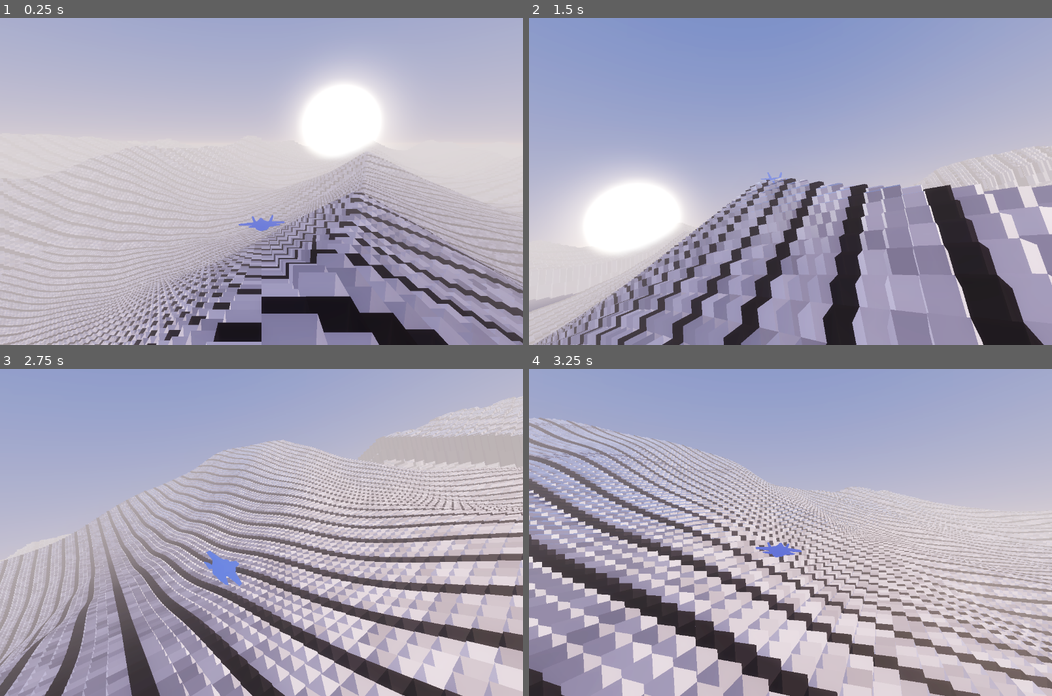
Above: before the commit, frames 1-4 (two rows, left to right).
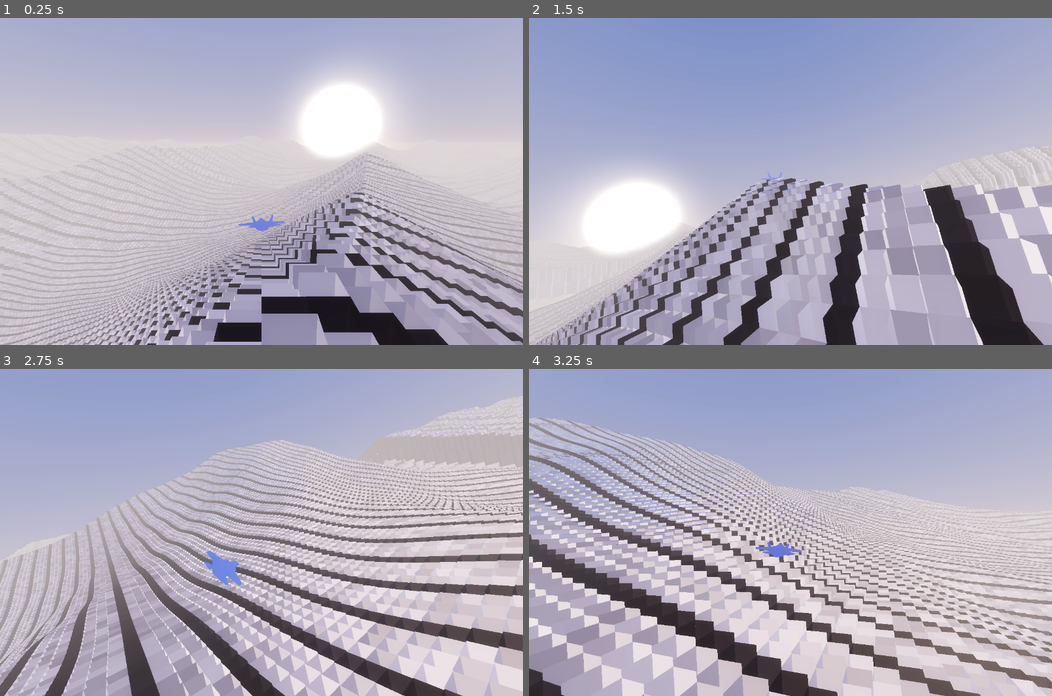
Above: after the commit, the same moments.

Repository: gallak87/tech9
Game: Godot game, scene res://scenes/Main.tscn
Same seed, same stepped clock (60 frames per second), same inputs: the game is played once before the commit and once after it.
Inputs (mouse positions are in pixels of both pictures, inside the frame that each line leads up to):
- Up to frame 1 (0.25 s): no input
- Up to frame 2 (1.5 s): tap Enter at 0.5 s; move the mouse to (905, 165) at 0.52 s; hold D (steer_right) 0.53-1.25 s; hold Shift (boost) 0.53-1.25 s; click (905, 165) at 0.67 s; tap Space at 0.77 s; drag from (685, 197) to (764, 246) at 1.27 s
- Up to frame 3 (2.75 s): move the mouse to (313, 460) at 2.02 s; hold D (steer_right) from 2.03 s (still down); tap C at 2.1 s
- Up to frame 4 (3.25 s): release D (steer_right) at 2.75 s; drag from (764, 597) to (633, 483) at 2.77 s

The runs differ from the first frame. In frame 1, 1.0% of the frame differs, in the area x 60-87%, y 54-79%; in frame 2, 2.7%, in the area x 0-98%, y 64-100%; in frame 3, 1.7%; in frame 4, 1.8%.

Commit message:
dg: widen the horizon haze shelf 3.2deg -> 11.5deg
The dark patches when flying ridge lines were the sky's below-horizon colour,
reaching the frame two ways. Rays that would hit terrain past the +-768 clipmap
edge hit raw sky instead, making a band as deep as
atan(eye_height_above_distant_terrain / 768) — a ridge crest at 2 units is ~70
above a far trough, i.e. 5.2deg, well outside the old 3.2deg shelf.

More significantly, fog_aerial_perspective tints distance fog with the sky
radiance along the view ray, so looking even slightly down bleeds the ground
colour onto far terrain. Setting ground to red turned the entire terrain pink,
not just a sky band.

Widening the shelf (not raising ground, which floods ambient and aerial
perspective both) fixes both. Long tail to ground so the shelf edge isn't
itself a line. Clean at 30 units lift and 35deg down-angle.

Diff:
--- a/games/duneglide/shaders/dawn_sky.gdshader
+++ b/games/duneglide/shaders/dawn_sky.gdshader
@@ -18,13 +18,24 @@
 // The clipmap ends at +-768 while the terrain shaders fade to fog_color by 620,
 // so past the edge you see straight through to the sky. fog_sky_affect is 0
 // (turning it on would flatten the whole dawn gradient, since sky is at infinite
-// depth), which left the terrain silhouetted against a hard dark band — it read
-// in game as distant mountains showing THROUGH the near terrain wherever a
-// valley dipped below the edge. Matching a narrow band under the horizon to
-// fog_color dissolves that edge. Narrow on purpose: it is a few degrees of the
-// hemisphere, so it barely moves the sky's irradiance.
+// depth), which left the terrain silhouetted against a hard dark band. Matching
+// a band under the horizon to fog_color dissolves that edge.
+//
+// SIZING THIS IS NOT COSMETIC. Rays that would strike terrain past 768 strike
+// nothing, so the exposed sky is a band running from the horizon down to
+// atan(eye_height_above_the_DISTANT_terrain / 768) — bounded above by the far
+// silhouette and below by near terrain, which is what it looks like in game.
+// The driver is height above the *distant* terrain, not altitude: skimming a
+// ridge crest at 2 units puts the eye ~70 above a far trough, which is 5.2deg.
+// The original 0.055 (3.2deg) covered flat ground and failed on every ridge.
+// 0.20 is ~11.5deg, which covers the full +-35 heightfield range with margin.
+//
+// It stays a *band*, not a brighter hemisphere: cosine-weighted irradiance on an
+// up-facing surface takes nothing from below the horizon, so widening this does
+// not repeat the wash-out from raising `ground` (see above). It does slightly
+// enrich the grazing reflection on the glossy floor cells, which is wanted.
 uniform vec3 haze_color : source_color = vec3(0.78, 0.73, 0.74);
-uniform float haze_depth = 0.055;
+uniform float haze_depth = 0.20;
 uniform vec3 sun_tint : source_color = vec3(1.00, 0.84, 0.66);
 uniform vec3 sun_dir = vec3(0.32, 0.075, -0.945);
 uniform float sun_size = 0.012;
@@ -39,7 +50,10 @@
 	vec3 col = mix(horizon, zenith, pow(clamp(up, 0.0, 1.0), 0.42));
 	// Haze shelf first, then fall away to the dark ground below it.
 	col = mix(col, haze_color, smoothstep(0.01, -haze_depth * 0.5, up));
-	col = mix(col, ground, smoothstep(-haze_depth, -haze_depth - 0.16, up));
+	// Long tail to `ground` so the shelf's lower edge is never itself a visible
+	// line — at this width a short falloff just moves the artifact rather than
+	// removing it.
+	col = mix(col, ground, smoothstep(-haze_depth, -haze_depth - 0.35, up));
 
 	float d = dot(normalize(EYEDIR), normalize(sun_dir));
 	float disc = smoothstep(1.0 - sun_size, 1.0 - sun_size * 0.35, d);
Not shown, changed: games/duneglide/ROADMAP.md
